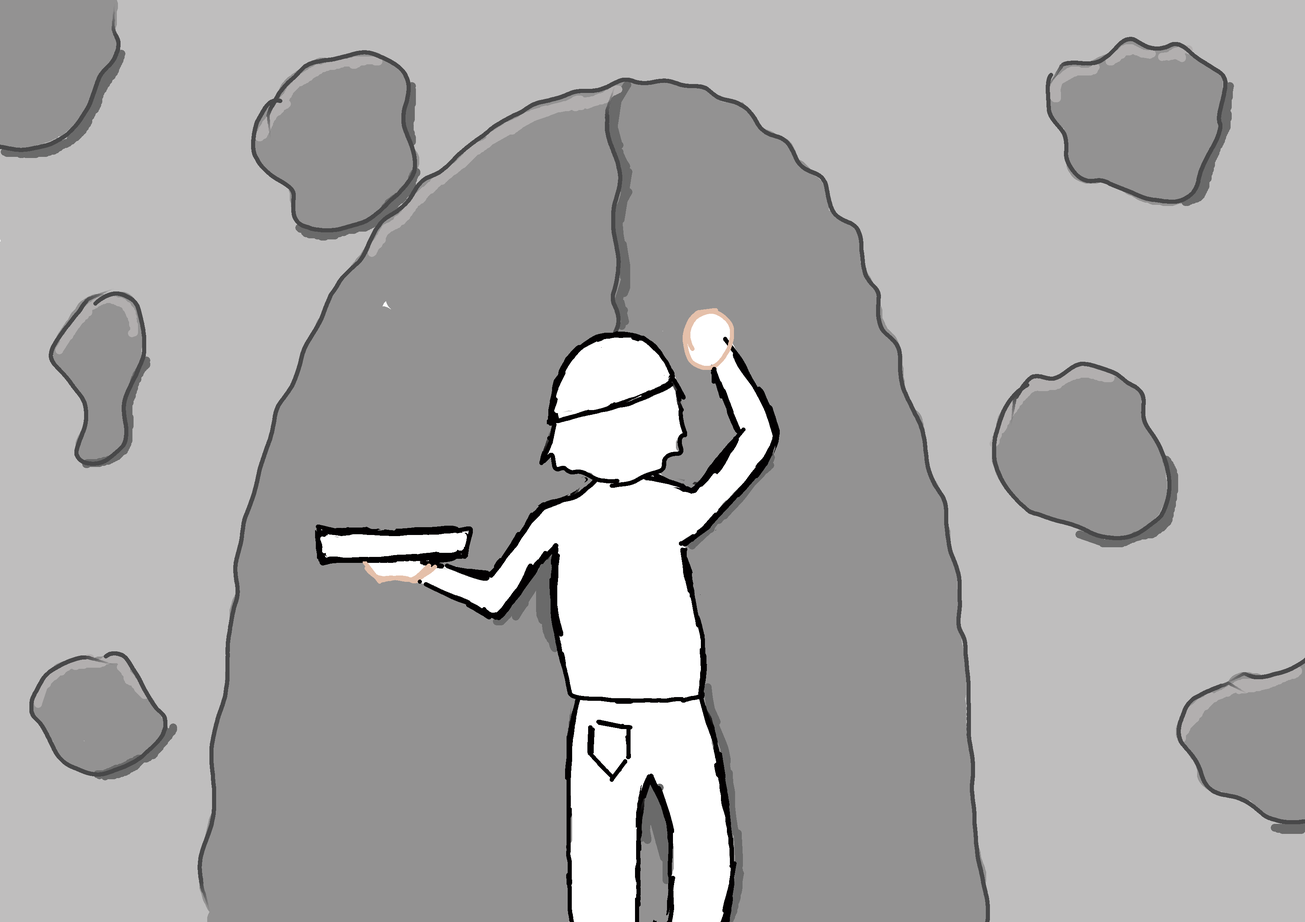
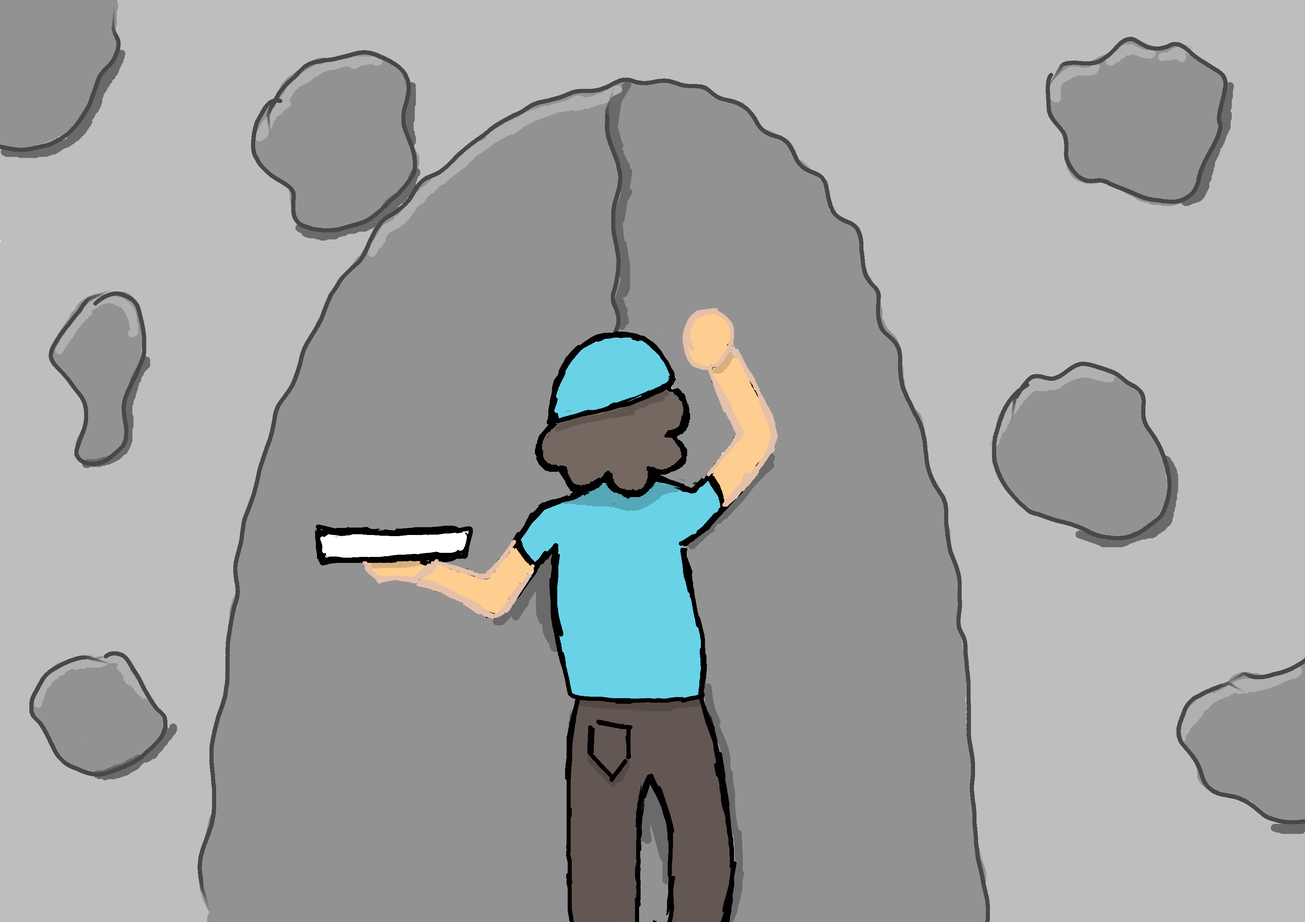
Revision of a layered (1305, 922) image; what changed, layer by layer:
painted on "char" over bbox(416, 336, 780, 621)
painted on "background" over bbox(368, 301, 778, 922)
